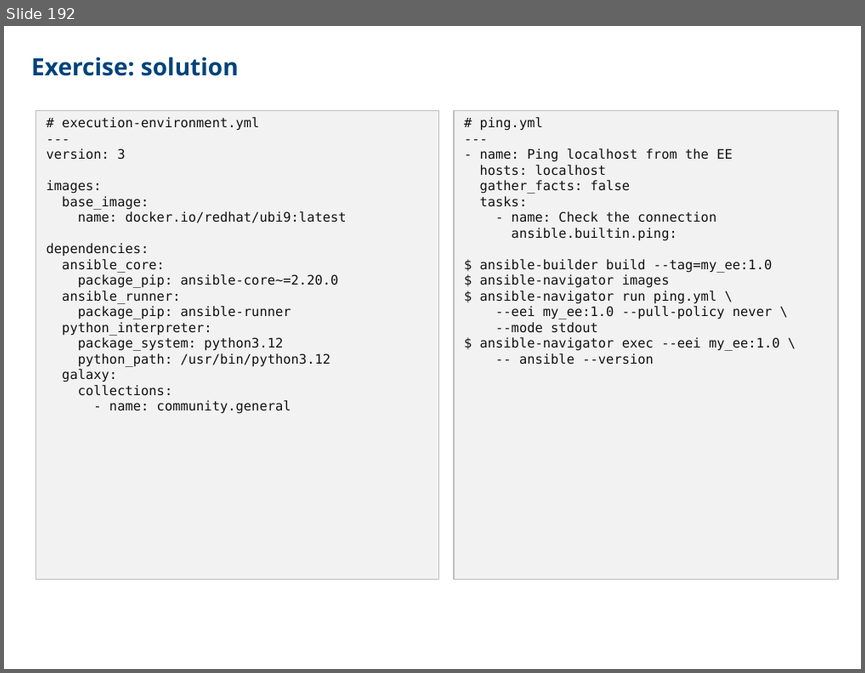
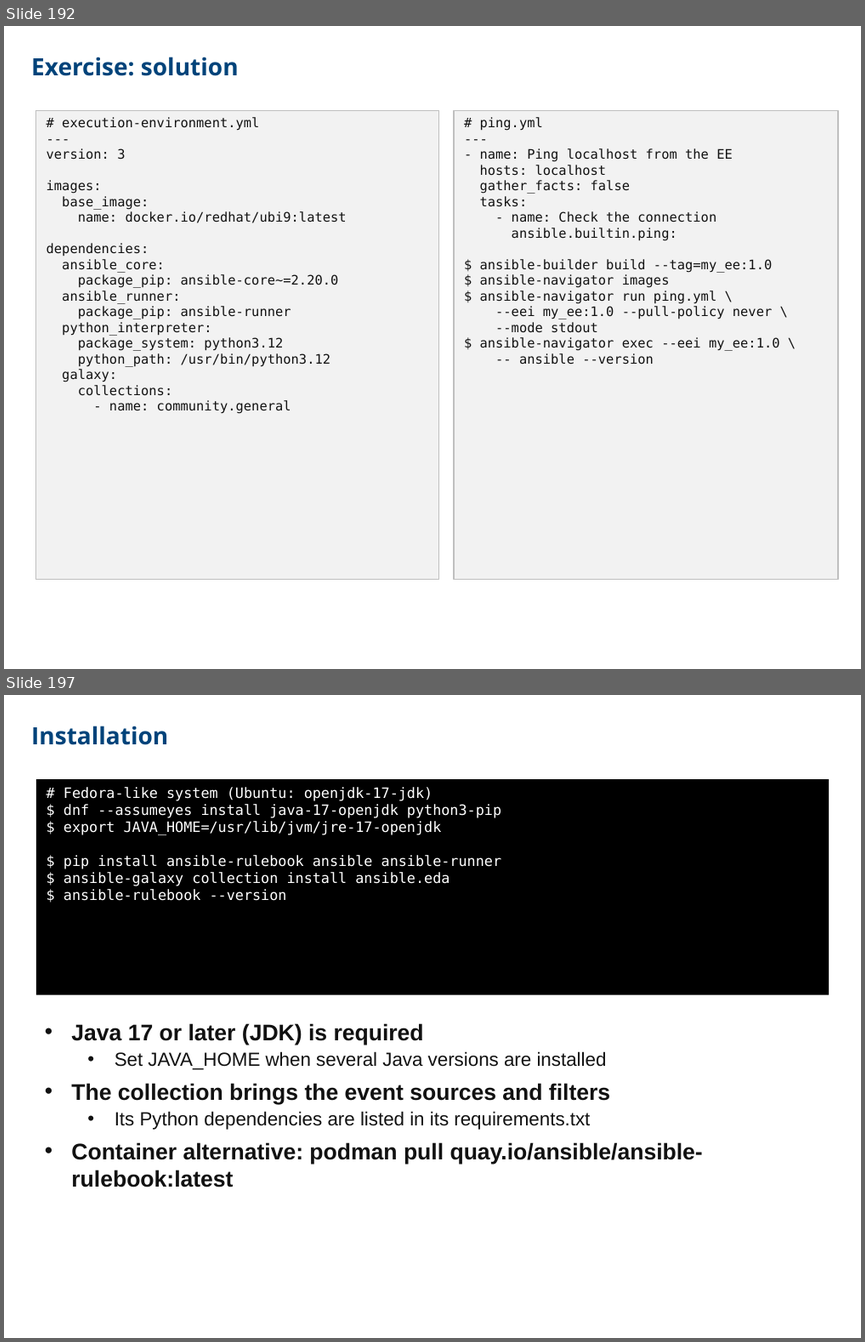
Before and after one commit to CCoupel/ansible-training, a slide deck: Ansible Training.pptx. Shown one above the other, each under a label of ours: slide 192 before the commit, slides 192 and 197 after it; the slides between them are not shown. The pictures are 865x673 and 865x1342 pixels, drawn with LibreOffice and Linux fonts; fonts in the diff are those of the drawing. Boxes give left, top, right and bottom in pixels: in the first picture for what was removed or moved away, otherwise in the second. Text is boxed around its words. In the diff, an @@ line names an element or a change of style, - is before the commit and + after.

```diff
--- a/Ansible Training.pptx
+++ b/Ansible Training.pptx
@@ slide 197 added at [4, 695, 861, 1338], background #FFFFFF @@
@@ free added at [31, 721, 538, 755], 20 pt, text #00437A, bold @@
+Installation
@@ rectangle added at [36, 779, 829, 995], fill #000000, 12 pt, text #FFFFFF @@
+# Fedora-like system (Ubuntu: openjdk-17-jdk)
+$ dnf --assumeyes install java-17-openjdk python3-pip
+$ export JAVA_HOME=/usr/lib/jvm/jre-17-openjdk
+$ pip install ansible-rulebook ansible ansible-runner
+$ ansible-galaxy collection install ansible.eda
+$ ansible-rulebook --version
@@ text added at [71, 1023, 703, 1187], 19 pt, text #111111, bold @@
+• Java 17 or later (JDK) is required
+  • Set JAVA_HOME when several Java versions are installed
+• The collection brings the event sources and filters
+  • Its Python dependencies are listed in its requirements.txt
+• Container alternative: podman pull quay.io/ansible/ansible-rulebook:latest
```
Also in this commit, not shown: 15 slides changed, 1 other slide added, 2 slides removed.
